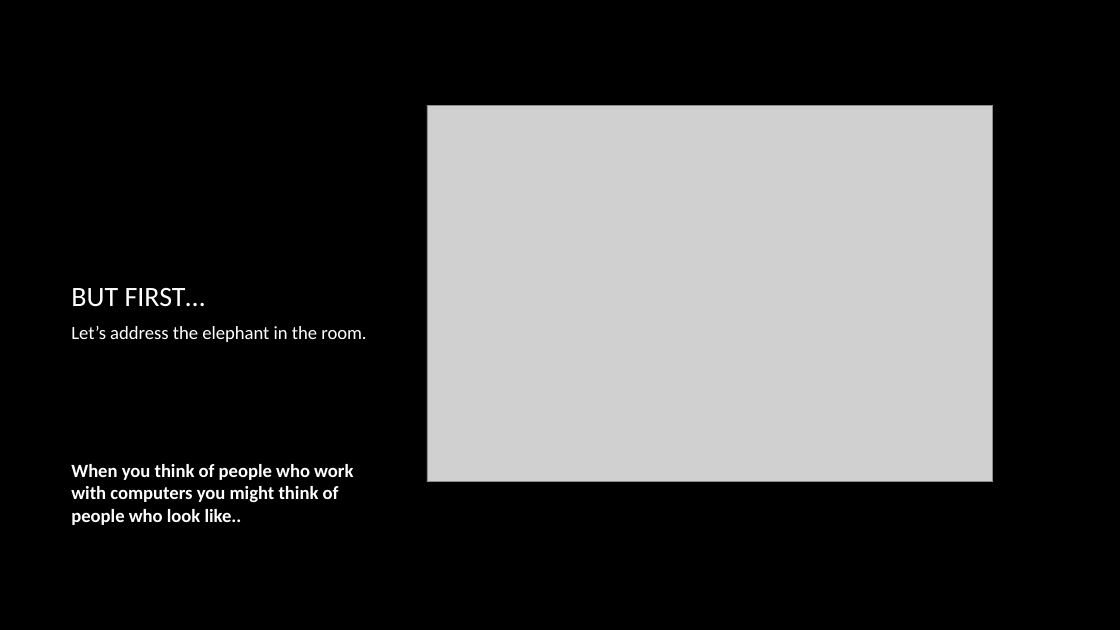
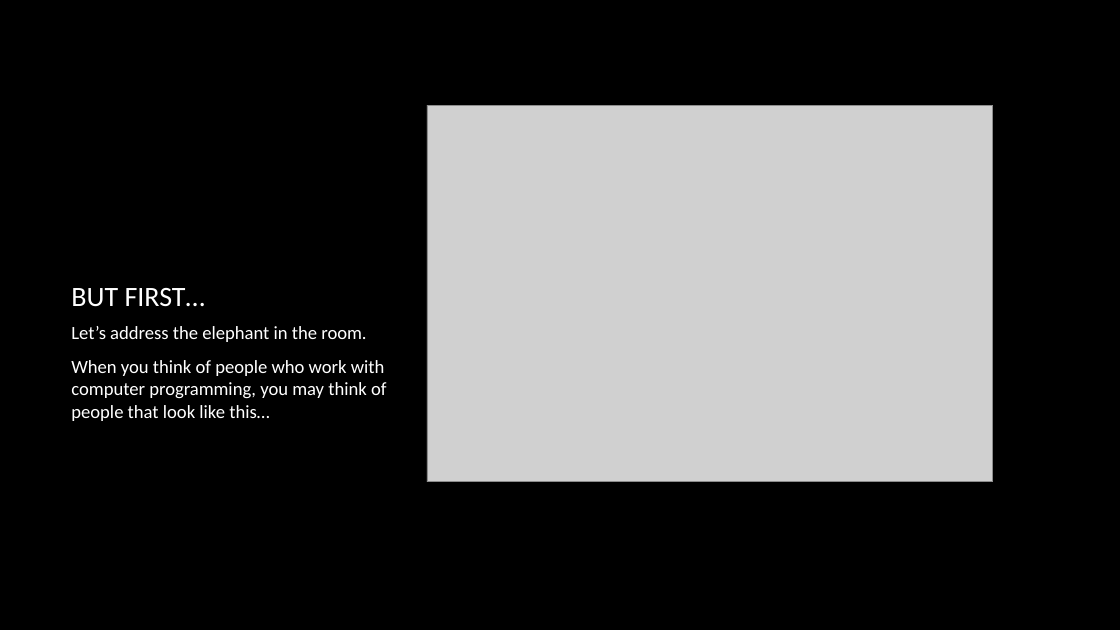
Before and after one commit to spider-z3r0/ULpsych_programing_club, a slide deck: slide 4 of presentations/Day 0/Day0Slides.pptx. Drawn at 1120x630 pixels with LibreOffice and Linux fonts; fonts in the diff are those of the drawing; grey boxes stand for pictures; background and template pictures are left out. Boxes give left, top, right and bottom in pixels: in the first picture for what was removed or moved away, otherwise in the second. Text is boxed around its words. In the diff, an @@ line names an element or a change of style, - is before the commit and + after.

```diff
--- a/presentations/Day 0/Day0Slides.pptx
+++ b/presentations/Day 0/Day0Slides.pptx
@@ text at (71, 360, 386, 421): text changed; bold off @@
-When you think of people who work with computers you might think of people who look like..
+When you think of people who work with computer programming, you may think of people that look like this…
```
Also in this commit, not shown: 2 other slides changed, 2 slides added, 2 slides removed, 5 other files.
